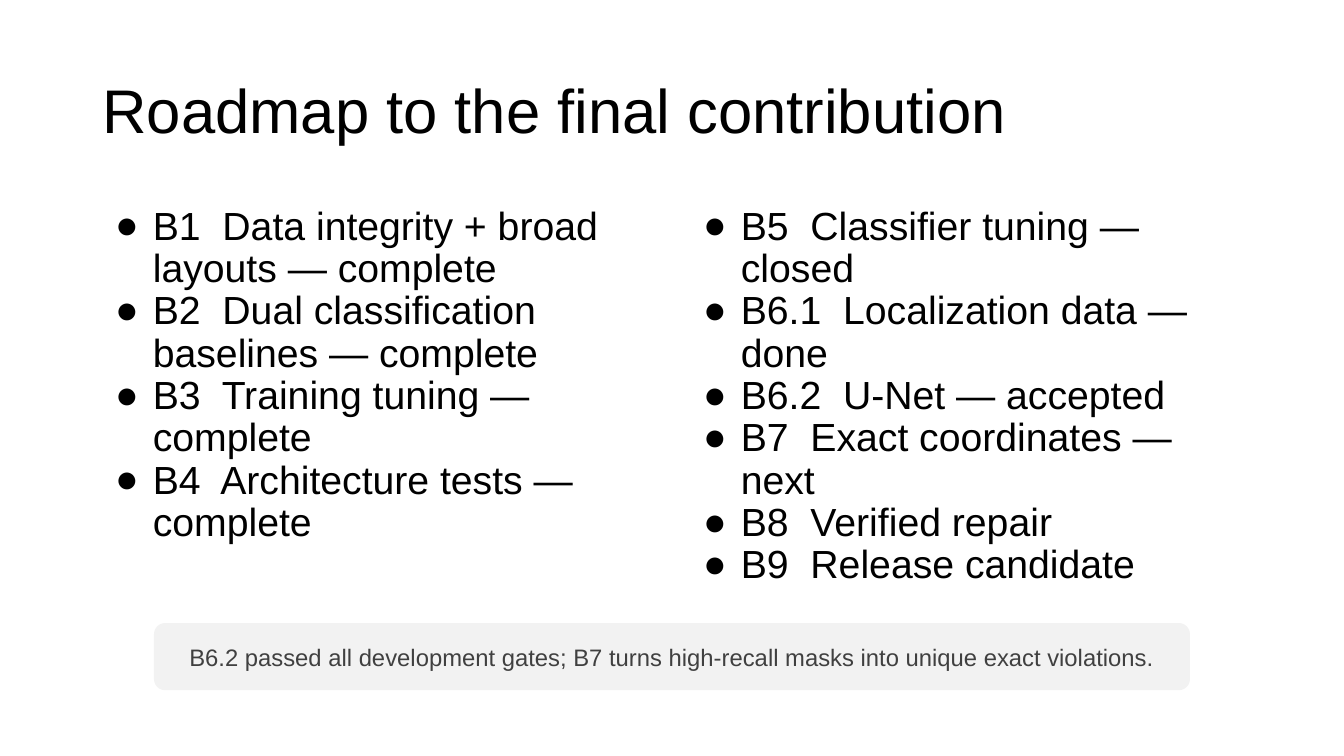
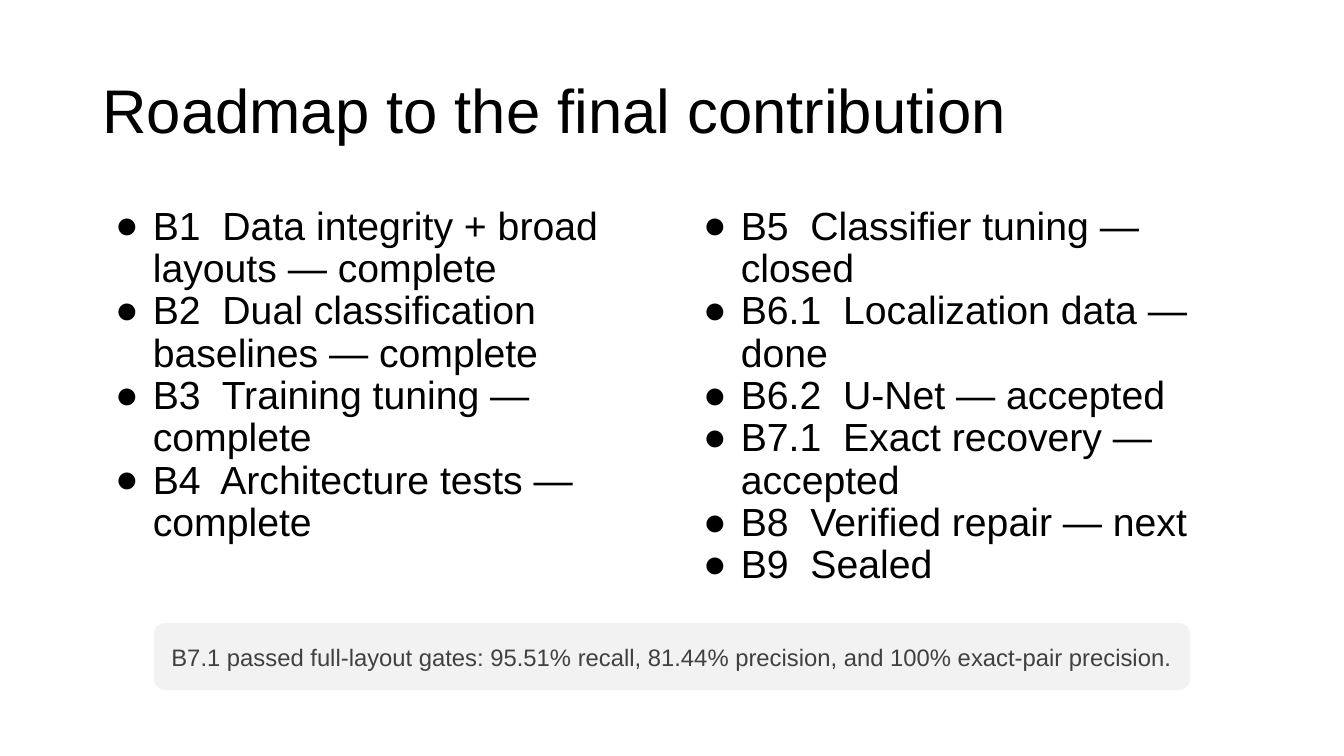
Before and after one commit to nocleo/ADVLSI2_Project_updated, a slide deck: slide 15 of presentation/ADVLSI2_DRC_CNN_Project_Progress.pptx. Drawn at 1344x756 pixels with LibreOffice and Linux fonts; fonts in the diff are those of the drawing. Boxes give left, top, right and bottom in pixels: in the first picture for what was removed or moved away, otherwise in the second. Text is boxed around its words. In the diff, an @@ line names an element or a change of style, - is before the commit and + after.

Commit message:
Record accepted B7.1 full-layout result

```diff
--- a/presentation/ADVLSI2_DRC_CNN_Project_Progress.pptx
+++ b/presentation/ADVLSI2_DRC_CNN_Project_Progress.pptx
@@ text at [741,424,1187,579]: text changed @@
-● B7 Exact coordinates — next
-● B8 Verified repair
-● B9 Release candidate
+● B7.1 Exact recovery — accepted
+● B8 Verified repair — next
+● B9 Sealed
@@ text in rounded rectangle at [171,648,1171,671]: text changed @@
-B6.2 passed all development gates; B7 turns high-recall masks into unique exact violations.
+B7.1 passed full-layout gates: 95.51% recall, 81.44% precision, and 100% exact-pair precision.
```
Also in this commit, not shown: 3 other slides changed, 1 slide added, 5 other files.
